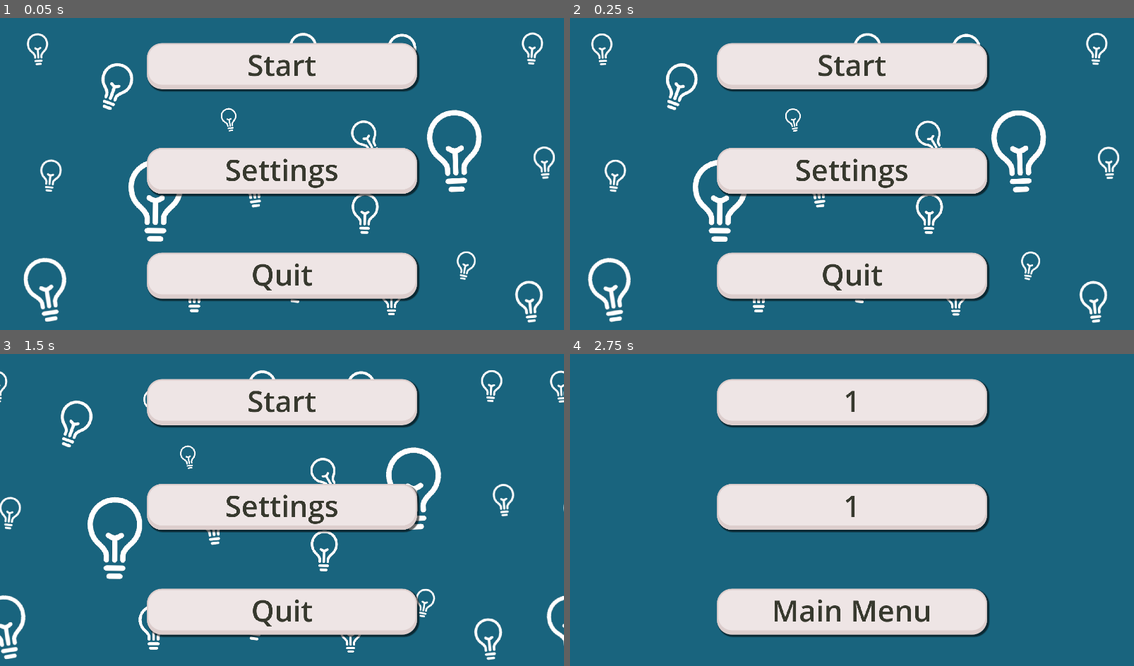
Above: before the commit, frames 1-4 (two rows, left to right).
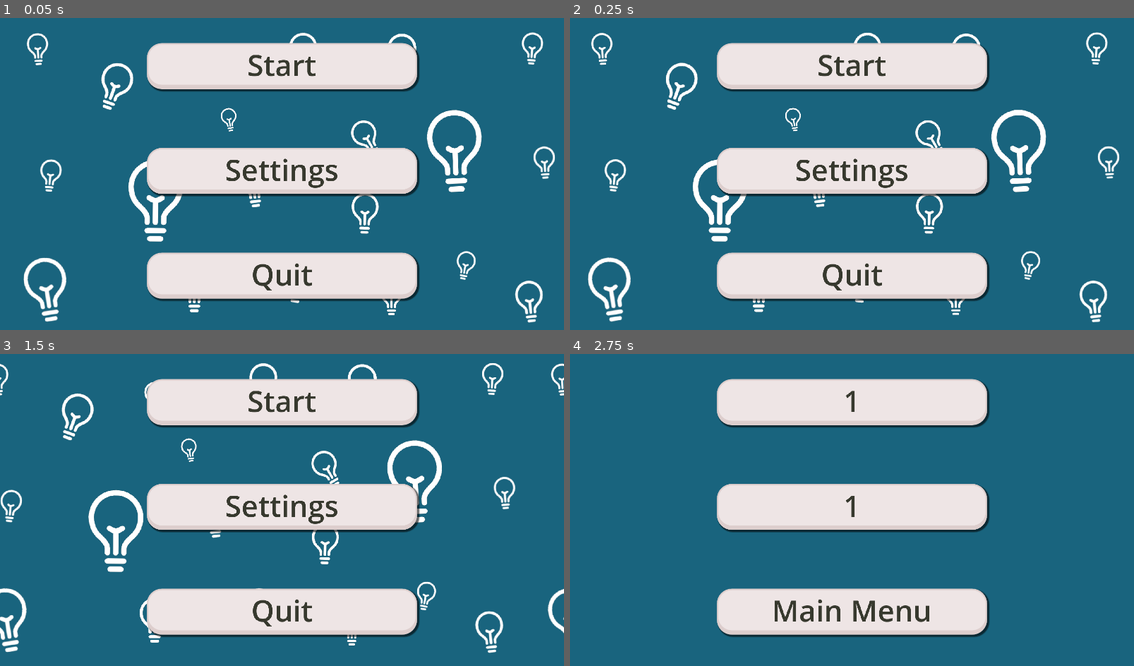
Above: after the commit, the same moments.

Repository: mosusg/brainrot-translator
Game: Godot game, scene res://scenes/menu.tscn
The game is run twice, just before and just after one commit, with the same random seed, the same clock (stepped at 60 frames per second) and the same inputs.
Inputs:
- Up to frame 1 (0.05 s): no input
- Up to frame 2 (0.25 s): no input
- Up to frame 3 (1.5 s): click "Start" at 0.5 s; click "Main Menu" at 1.25 s
- Up to frame 4 (2.75 s): click "Start" at 2 s

The runs differ from the first frame. In frame 1, 0.2% of the frame differs, in the area x 4-99%, y 4-98%; in frame 2, 1.4%; in frame 3, 5.8%, in the area x 0-100%, y 2-99%; in frame 4, nothing differs.

Commit message:
Revert "Merge branch 'main' of https://github.com/mosusg/brainrot-translator"
This reverts commit 9dce5c01e38404ab1ecf187d8374b9acedeace0c, reversing
changes made to b525eb05313c377929c0c1e8884d811a7c9c5a36.

Diff:
--- a/scenes/menu.tscn
+++ b/scenes/menu.tscn
@@ -1,15 +1,13 @@
 [gd_scene load_steps=7 format=3 uid="uid://4wv5kf7jysck"]
 
 [ext_resource type="Script" uid="uid://de8udnlghhcpx" path="res://scripts/menu.gd" id="1_yqeox"]
-[ext_resource type="Shader" uid="uid://cyoq1wi4hfrgt" path="res://scripts/menuscroll.gdshader" id="2_4ytvr"]
+[ext_resource type="Shader" uid="uid://cyoq1wi4hfrgt" path="res://scenes/menuscroll.gdshader" id="2_4ytvr"]
 [ext_resource type="StyleBox" uid="uid://bid4da0a1s6wl" path="res://tres/Button style up.tres" id="2_con2f"]
 [ext_resource type="Texture2D" uid="uid://12flds17r3h2" path="res://assets/betterbulb.png" id="3_g3eks"]
 [ext_resource type="StyleBox" uid="uid://b62gyhl44h0ks" path="res://tres/Button style.tres" id="3_mhnvy"]
 
 [sub_resource type="ShaderMaterial" id="ShaderMaterial_v86rl"]
 shader = ExtResource("2_4ytvr")
-shader_parameter/scroll_speed = 0.05
-shader_parameter/direction_change_speed = 0.5
 
 [node name="MainMenu" type="Control"]
 layout_mode = 3
--- /dev/null
+++ b/scenes/menuscroll.gdshader
@@ -0,0 +1,7 @@
+shader_type canvas_item;
+
+void vertex() {
+    float angle = sin(TIME * .05) * 3.14159;
+    vec2 direction = vec2(cos(angle), sin(angle));
+    UV += direction * .05 * TIME;
+}
--- a/scripts/menuscroll.gdshader
+++ /dev/null
@@ -1,45 +0,0 @@
-shader_type canvas_item;
-
-
-
-uniform float scroll_speed = 0.05;
-uniform float direction_change_speed = 0.5;
-
-vec2 get_direction(float t) {
-    // Generate a smooth pseudo-random angle
-    float angle = (
-        sin(t * direction_change_speed) +
-        sin(t * direction_change_speed * 1.37 + 2.0) +
-        sin(t * direction_change_speed * 0.73 + 4.5)
-    ) * 1.0;
-
-    return vec2(cos(angle), sin(angle));
-}
-
-vec2 get_position(float t) {
-    // Integrate the direction over time using small time steps
-    // This simulates movement along a smooth random path
-
-    float dt = 0.1; // Step size for integration
-    int steps = int(t / dt);
-    float remainder = mod(t, dt);
-
-    vec2 pos = vec2(0.0);
-    for (int i = 0; i < steps; i++) {
-        float sample_t = float(i) * dt;
-        vec2 dir = get_direction(sample_t);
-        pos += dir * scroll_speed * dt;
-    }
-
-    // Add the final fractional step
-    vec2 final_dir = get_direction(t);
-    pos += final_dir * scroll_speed * remainder;
-
-    return pos;
-}
-
-void fragment() {
-    vec2 offset = get_position(TIME);
-    vec4 tex = texture(TEXTURE, UV + offset);
-    COLOR = tex;
-}
Renamed: scripts/menuscroll.gdshader.uid -> scenes/menuscroll.gdshader.uid
